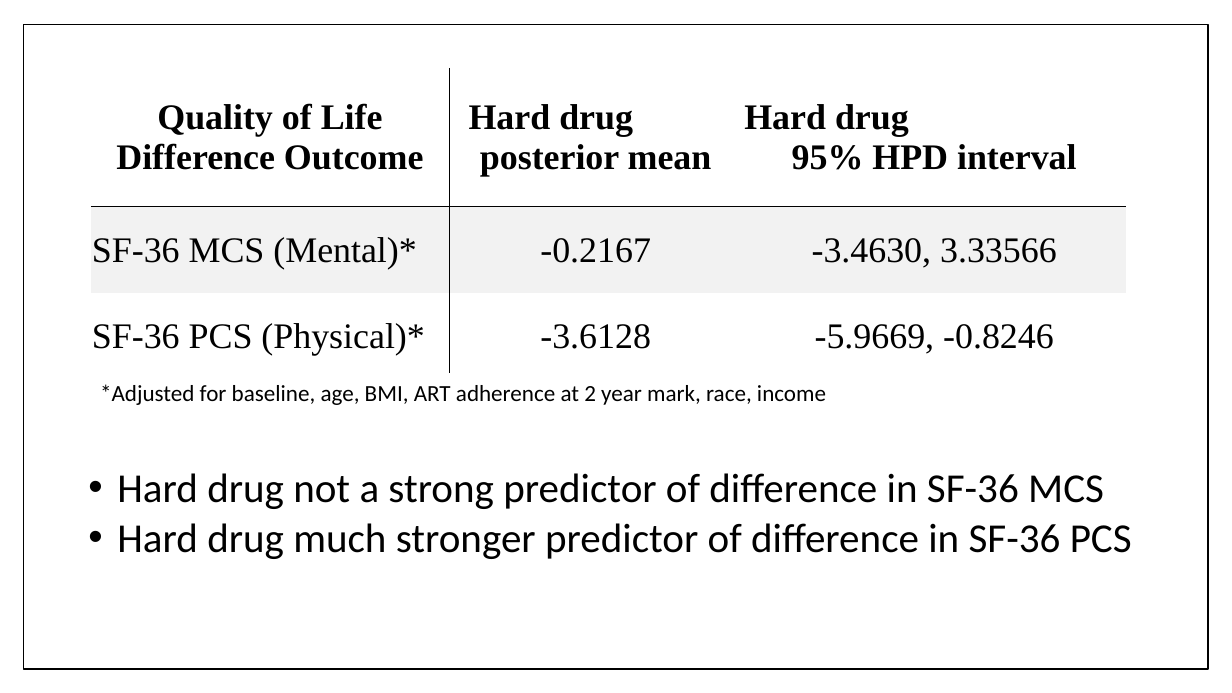
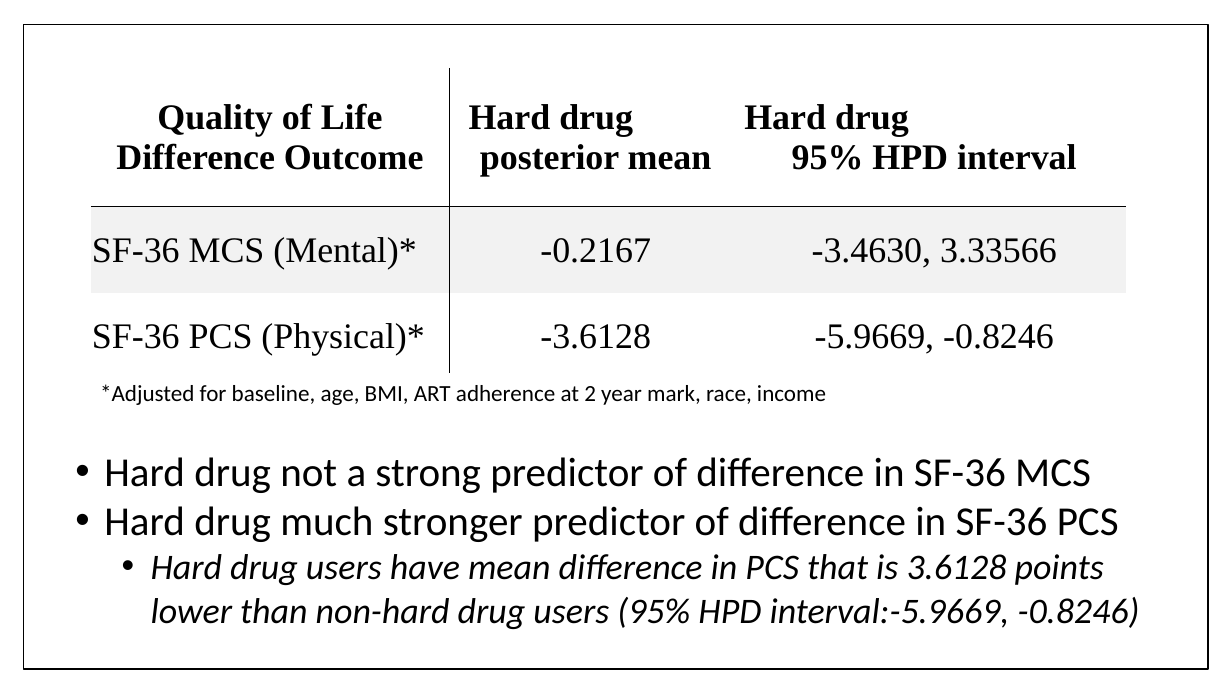
Before and after one commit to johnsra3/bios6623-johnsra3, a slide deck: slide 5 of Project1/Reports/Project 1 Final Presentation.pptx. Drawn at 1232x693 pixels with LibreOffice and Linux fonts; fonts in the diff are those of the drawing. Boxes give left, top, right and bottom in pixels: in the first picture for what was removed or moved away, otherwise in the second. Text is boxed around its words. In the diff, an @@ line names an element or a change of style, - is before the commit and + after.

```diff
--- a/Project1/Reports/Project 1 Final Presentation.pptx
+++ b/Project1/Reports/Project 1 Final Presentation.pptx
@@ text "Hard drug not a strong ...": place and size @@
-text "Hard drug not a strong ..." at <box>117,473,1132,559</box>
+text "Hard drug not a strong ..." at <box>104,457,1140,629</box>
@@ text at <box>151,554,1140,629</box>: paragraph added @@
+  • Hard drug users have mean difference in PCS that is 3.6128 points lower than non-hard drug users (95% HPD interval:-5.9669, -0.8246)
```
Also in this commit, not shown: 4 other slides changed, 1 slide added, 1 slide removed, 1 other file.
